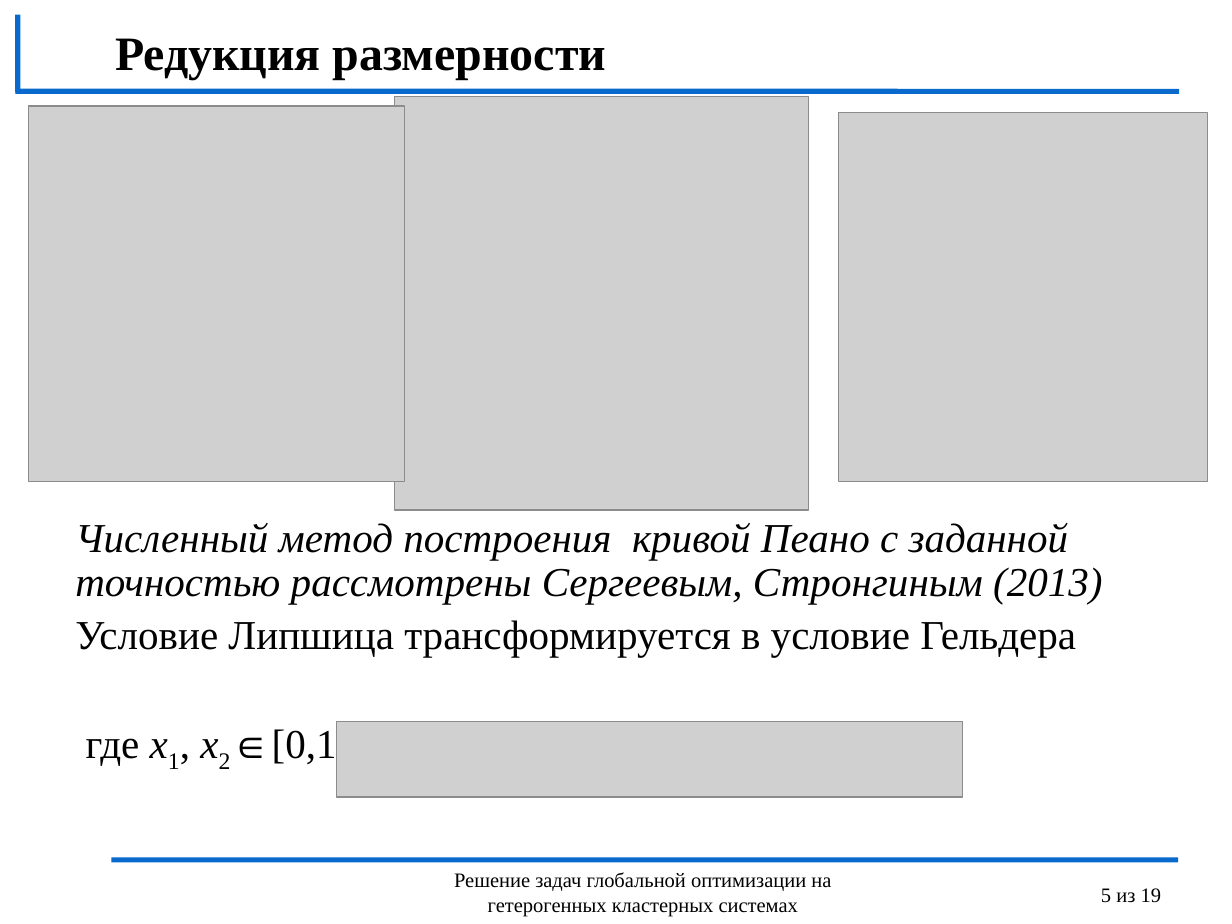
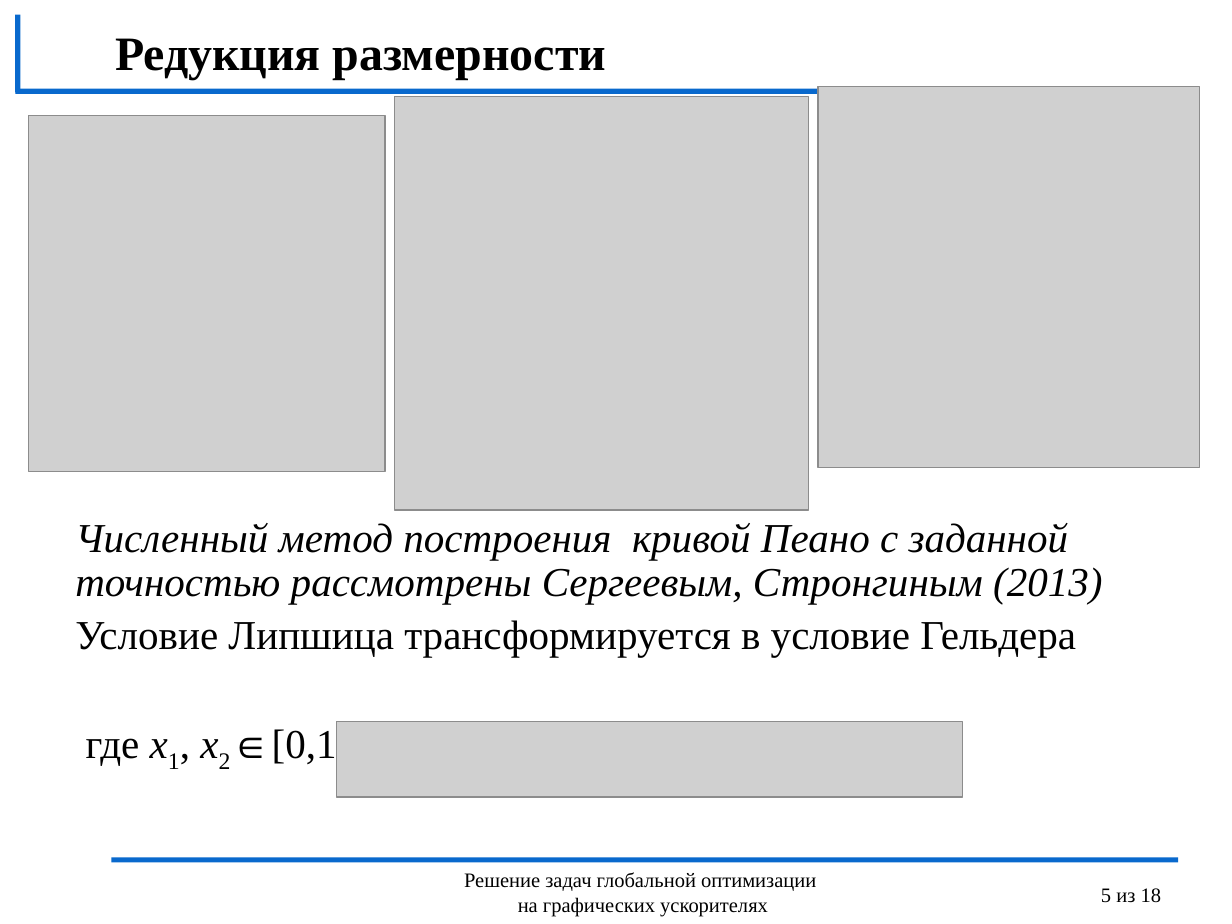
Before and after one commit to kabarkalov/GlobOptPapers, a slide deck: slide 5 of 2016/RSD/RSD_Lebedev.pptx. Drawn at 1232x924 pixels with LibreOffice and Linux fonts; fonts in the diff are those of the drawing; grey boxes stand for pictures; background and template pictures are left out. Boxes give left, top, right and bottom in pixels: in the first picture for what was removed or moved away, otherwise in the second. Text is boxed around its words. In the diff, an @@ line names an element or a change of style, - is before the commit and + after.

```diff
--- a/2016/RSD/RSD_Lebedev.pptx
+++ b/2016/RSD/RSD_Lebedev.pptx
@@ picture: place and size @@
-picture at (839, 113, 1207, 482)
+picture at (818, 86, 1199, 467)
@@ picture: place and size @@
-picture at (28, 106, 404, 482)
+picture at (28, 116, 384, 472)
@@ text at (464, 872, 816, 917): text changed @@
-Решение задач глобальной оптимизации на гетерогенных кластерных системах
+Решение задач глобальной оптимизации
+на графических ускорителях
@@ page number at (1101, 888, 1162, 903): text changed @@
-5 из 19
+5 из 18
```
Also in this commit, not shown: 17 other slides changed.
